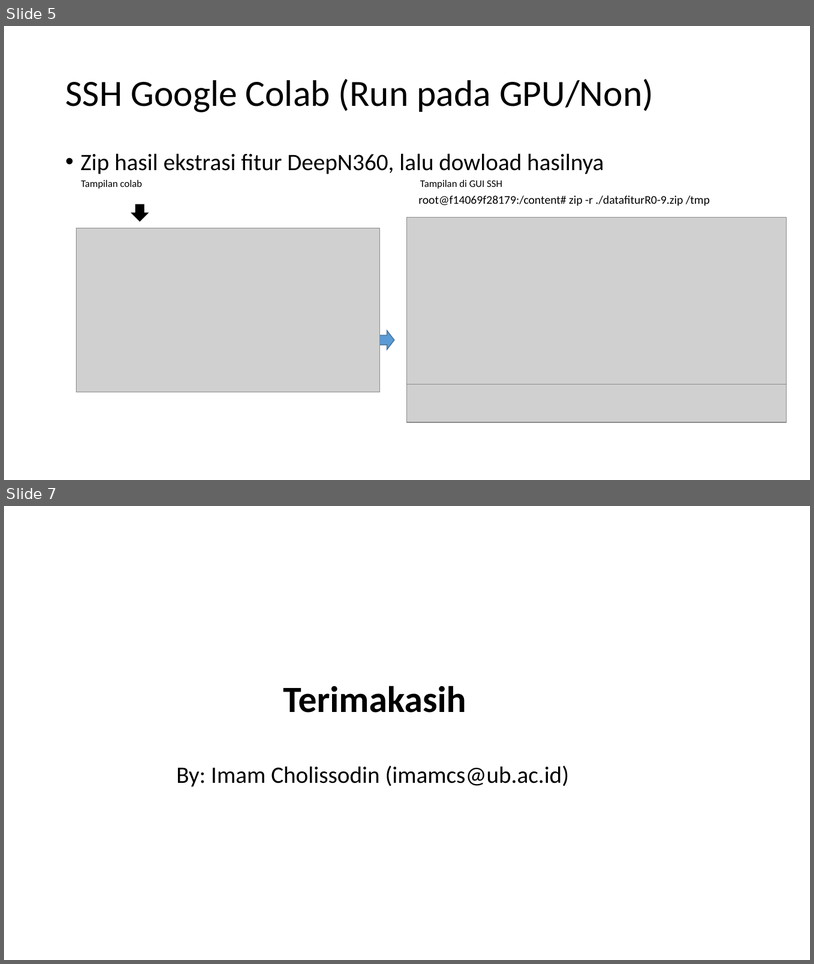
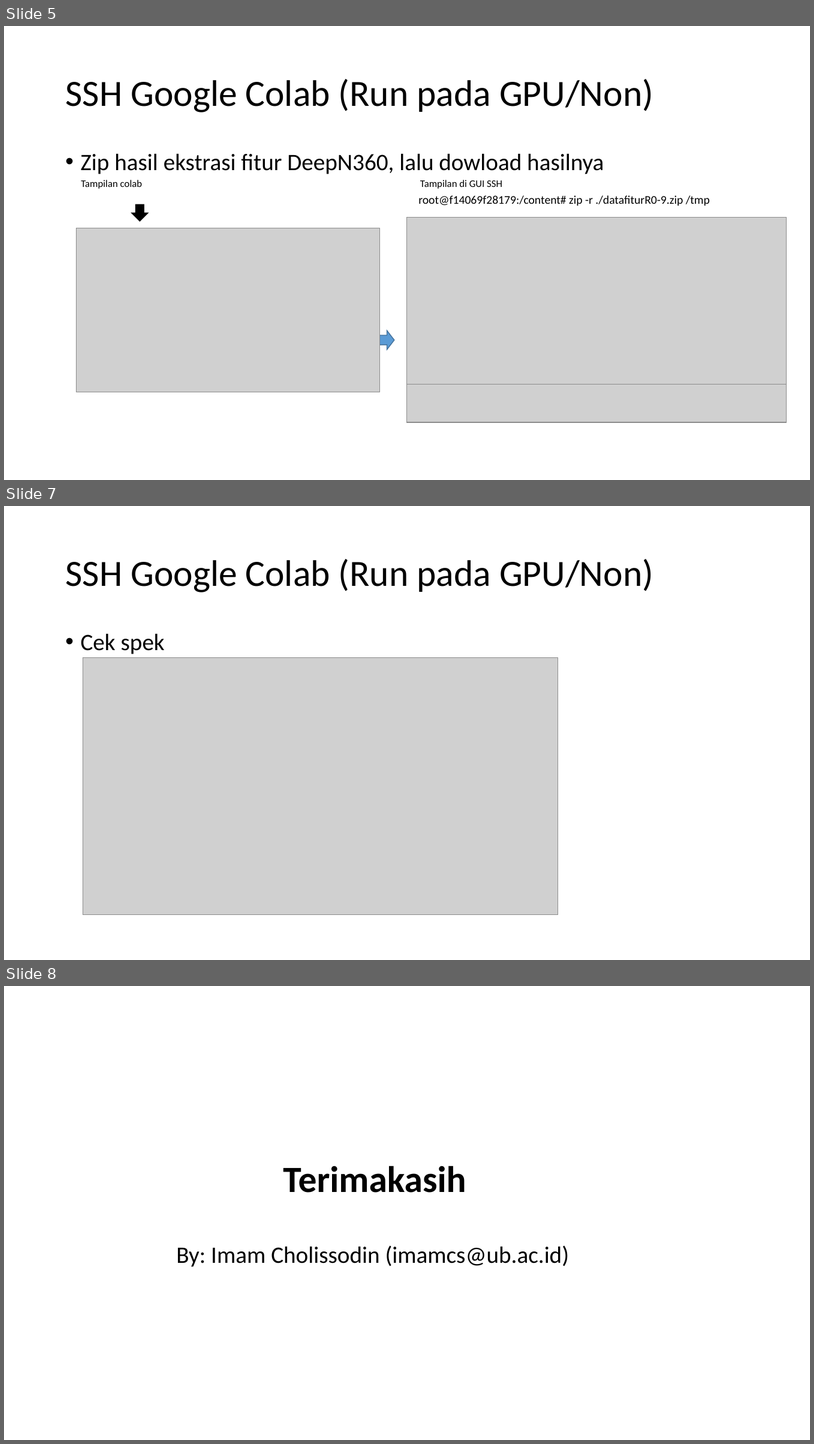
Before and after one commit to imamcs19/SIET2019-DeepN360, a slide deck: Log dan Cara Konfigurasi SSH Google Colab (Run pada GPU or Non) & Membuat Notebook di Google Colab.pptx. Shown one above the other, each under a label of ours: slides 5 and 7 before the commit, slides 5, 7 and 8 after it; the slides between them are not shown. The pictures are 814x964 and 814x1444 pixels, drawn with LibreOffice and Linux fonts; fonts in the diff are those of the drawing; grey boxes stand for pictures. Boxes give left, top, right and bottom in pixels: in the first picture for what was removed or moved away, otherwise in the second. Text is boxed around its words. In the diff, an @@ line names an element or a change of style, - is before the commit and + after.

```diff
--- a/Log dan Cara Konfigurasi SSH Google Colab (Run pada GPU or Non) & Membuat Notebook di Google Colab.pptx
+++ b/Log dan Cara Konfigurasi SSH Google Colab (Run pada GPU or Non) & Membuat Notebook di Google Colab.pptx
@@ slide 7 added at (4,506,810,960), background #FFFFFF @@
@@ title added at (65,559,654,592), 44 pt, text #000000 @@
+SSH Google Colab (Run pada GPU/Non)
@@ text added at (81,633,165,654), 28 pt, text #000000 @@
+• Cek spek
@@ picture added at (83,658,558,915) @@
@@ what was slide 7 is now slide 8 @@
```
Also in this commit, not shown: 2 slides changed.
